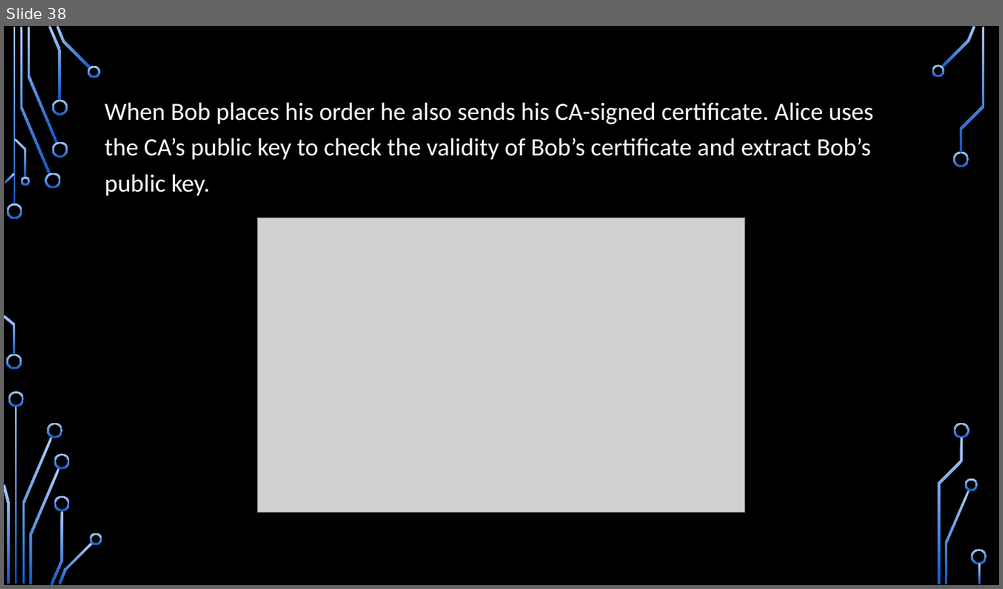
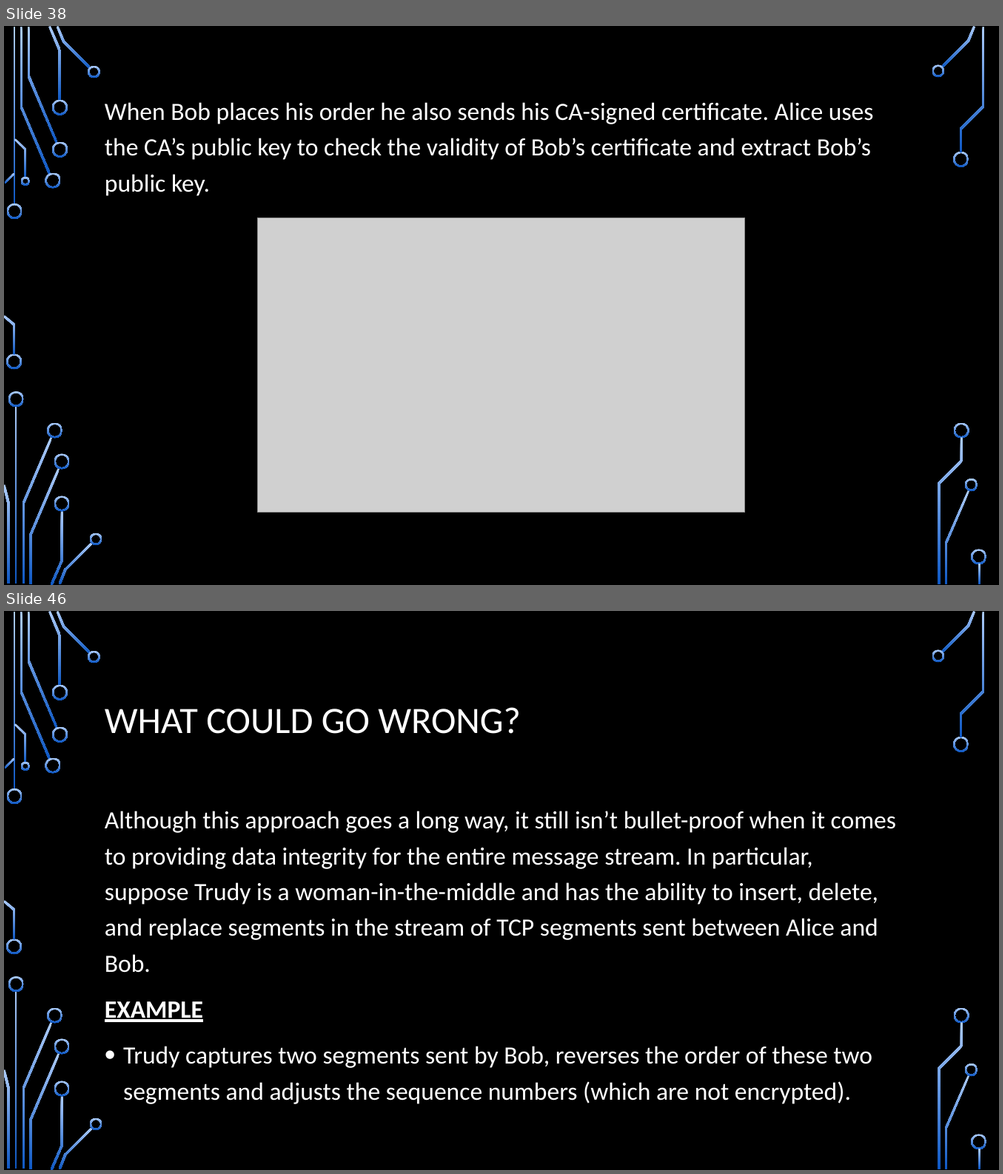
Before and after one commit to CDsonji/NET-Seminar, a slide deck: TLS.pptx. Shown one above the other, each under a label of ours: slide 38 before the commit, slides 38 and 46 after it; the slides between them are not shown. The pictures are 1003x589 and 1003x1174 pixels, drawn with LibreOffice and Linux fonts; fonts in the diff are those of the drawing; grey boxes stand for pictures; background and template pictures are left out. Boxes give left, top, right and bottom in pixels: in the first picture for what was removed or moved away, otherwise in the second. Text is boxed around its words. In the diff, an @@ line names an element or a change of style, - is before the commit and + after.

```diff
--- a/TLS.pptx
+++ b/TLS.pptx
@@ slide 46 added at bbox=[4, 611, 999, 1170], background picture (left out); not listed: 36 template elements that a slide beside it also shows @@
@@ title added at bbox=[105, 707, 521, 734], 36 pt, text #FFFFFF @@
+WHAT COULD GO WRONG?
@@ text added at bbox=[105, 811, 896, 1105], 24 pt, text #FFFFFF @@
+Although this approach goes a long way, it still isn’t bullet-proof when it comes to providing data integrity for the entire message stream. In particular, suppose Trudy is a woman-in-the-middle and has the ability to insert, delete, and replace segments in the stream of TCP segments sent between Alice and Bob.
+EXAMPLE
+• Trudy captures two segments sent by Bob, reverses the order of these two segments and adjusts the sequence numbers (which are not encrypted).
```
Also in this commit, not shown: 2 slides changed, 15 other slides added.
